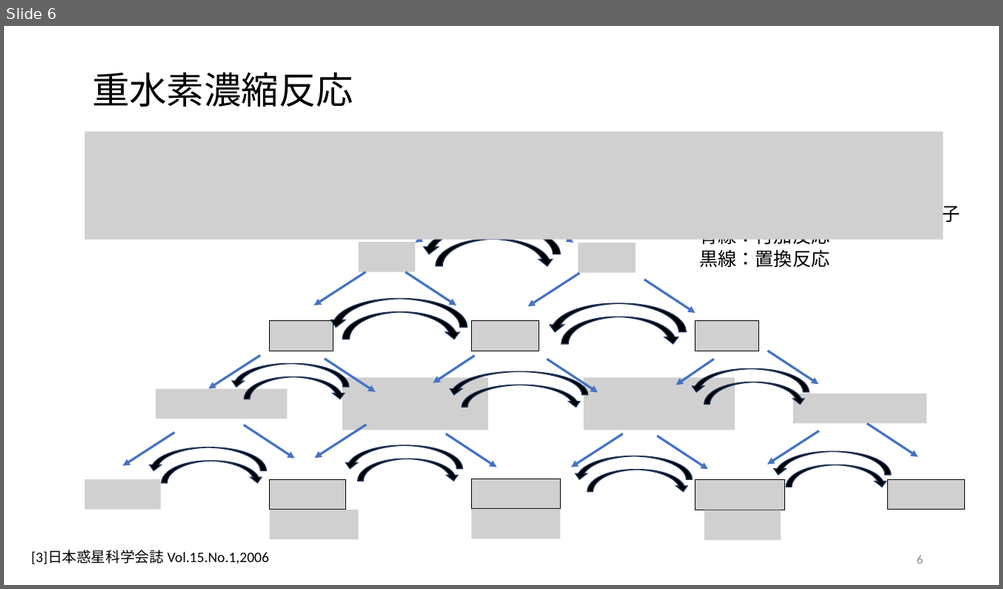
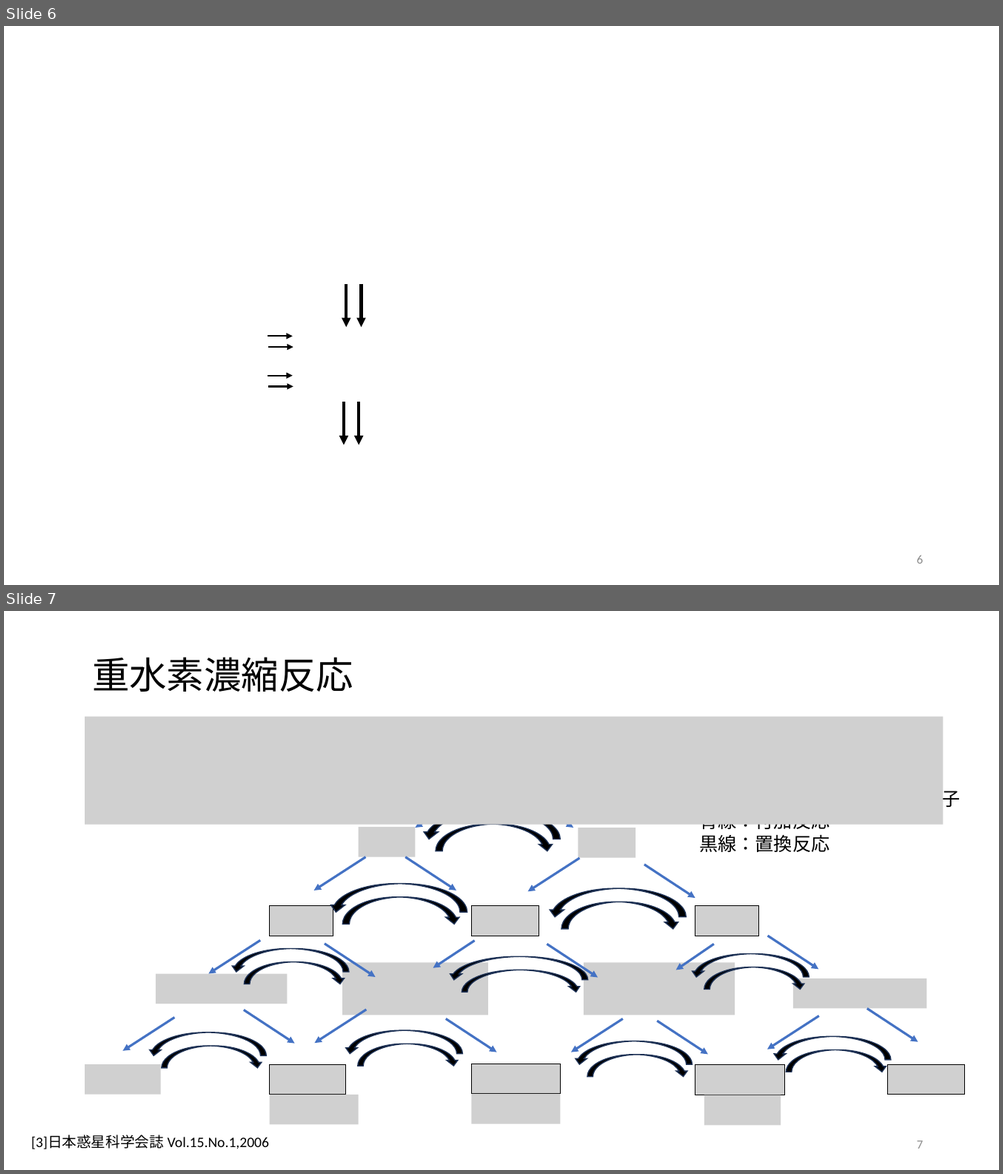
Before and after one commit to tabiseal/Qpcdata, a slide deck: 20231018.pptx. Shown one above the other, each under a label of ours: slide 6 before the commit, slides 6 and 7 after it. The pictures are 1003x589 and 1003x1174 pixels, drawn with LibreOffice and Linux fonts; fonts in the diff are those of the drawing; grey boxes stand for pictures. Boxes give left, top, right and bottom in pixels: in the first picture for what was removed or moved away, otherwise in the second. Text is boxed around its words. In the diff, an @@ line names an element or a change of style, - is before the commit and + after.

```diff
--- a/20231018.pptx
+++ b/20231018.pptx
@@ slide 6 added at [4,26,999,585], background #FFFFFF @@
@@ arrow added from (347, 284) to (347, 327), #000000 3 pt @@
@@ arrow added from (361, 284) to (361, 327), #000000 3 pt @@
@@ arrow added from (267, 336) to (293, 336), #000000 1.5 pt @@
@@ arrow added from (268, 348) to (293, 348), #000000 1.5 pt @@
@@ arrow added from (267, 376) to (293, 376), #000000 1.5 pt @@
@@ arrow added from (268, 387) to (293, 387), #000000 1.5 pt @@
@@ arrow added from (344, 402) to (344, 446), #000000 3 pt @@
@@ arrow added from (358, 402) to (358, 446), #000000 3 pt @@
@@ page number added at [916,556,922,564], 12 pt, text #8C8C8C @@
+6
@@ what was slide 6 is now slide 7 @@
@@ page number at [916,1141,922,1149]: text changed @@
-6
+7
```
Also in this commit, not shown: 3 slides changed, 1 other slide added, 1 slide removed.
